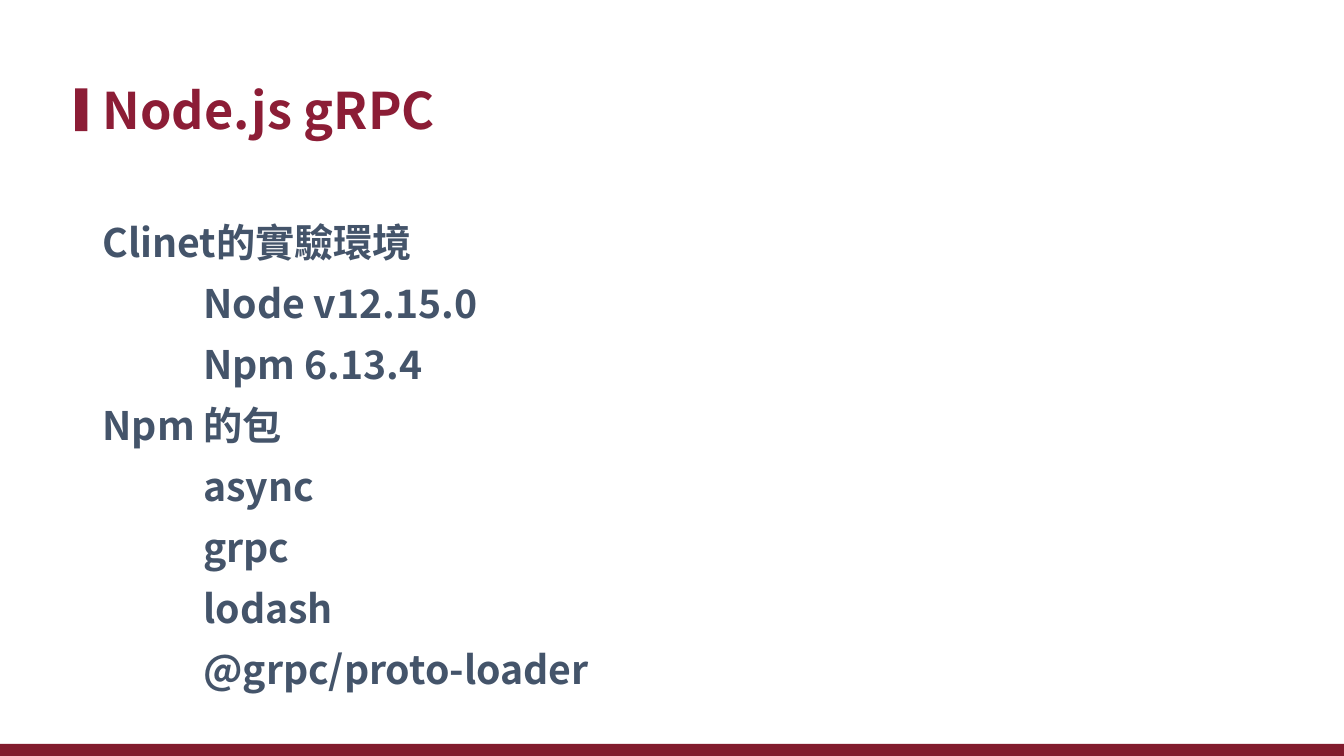
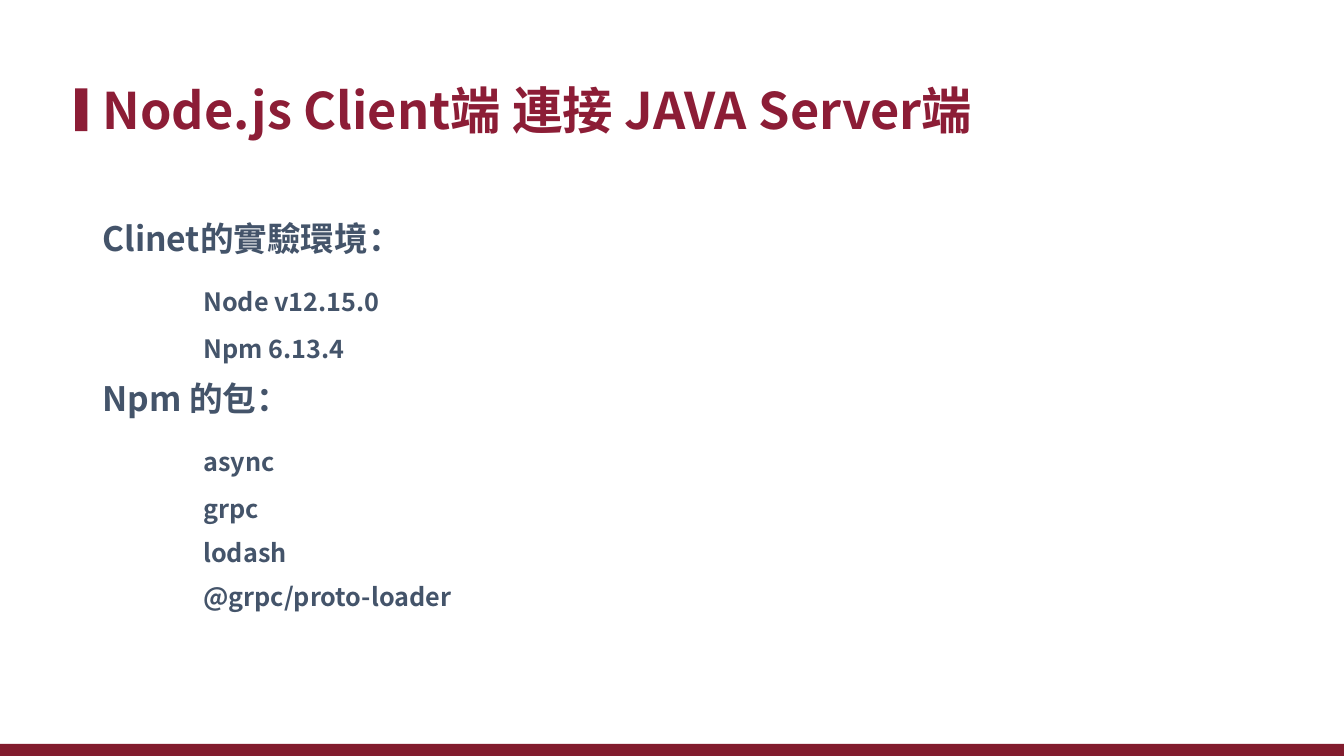
Before and after one commit to xiauchen/5__gRPC, a slide deck: slide 30 of 空白PPT.pptx (slide 13 before the commit). Drawn at 1344x756 pixels with LibreOffice and Linux fonts; fonts in the diff are those of the drawing; background and template pictures are left out. Boxes give left, top, right and bottom in pixels: in the first picture for what was removed or moved away, otherwise in the second. Text is boxed around its words. In the diff, an @@ line names an element or a change of style, - is before the commit and + after.

```diff
--- a/空白PPT.pptx
+++ b/空白PPT.pptx
@@ title at [102,86,973,141]: text changed @@
-Node.js gRPC
+Node.js Client端 連接 JAVA Server端
@@ text at [102,222,401,254]: text changed; size 28 to 24 pt @@
-Clinet的實驗環境
+Clinet的實驗環境：
@@ text at [203,291,451,612]: size 28 to 18 pt in "Node v12.15.0", "Npm 6.13.4", "async", "grpc" and 2 more places @@
@@ text at [102,382,290,419]: text changed; size 28 to 24 pt @@
-Npm 的包
+Npm 的包：
```
Also in this commit, not shown: 4 other slides changed, 29 slides added, 6 slides removed, 30 other files.
